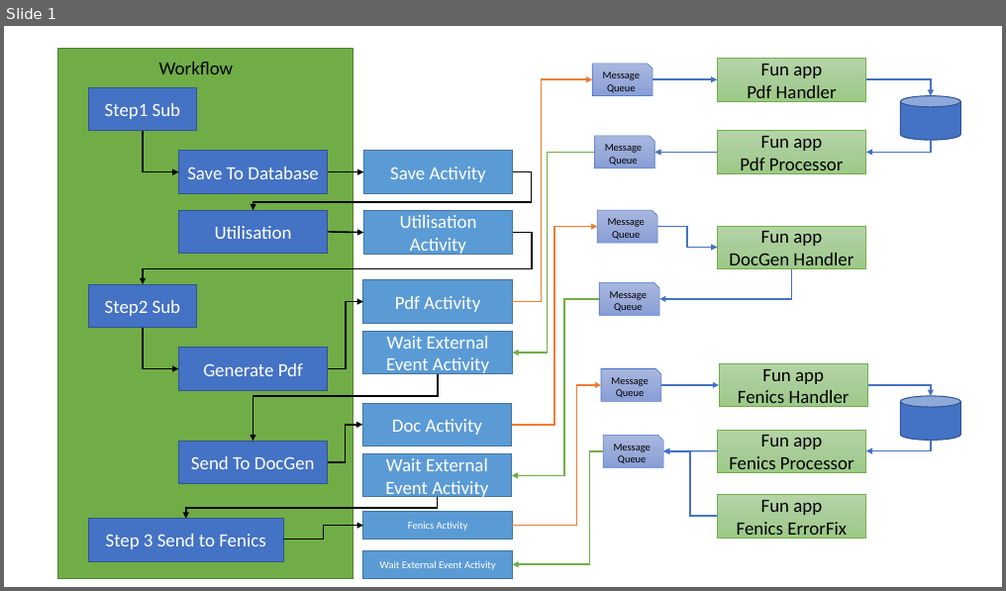
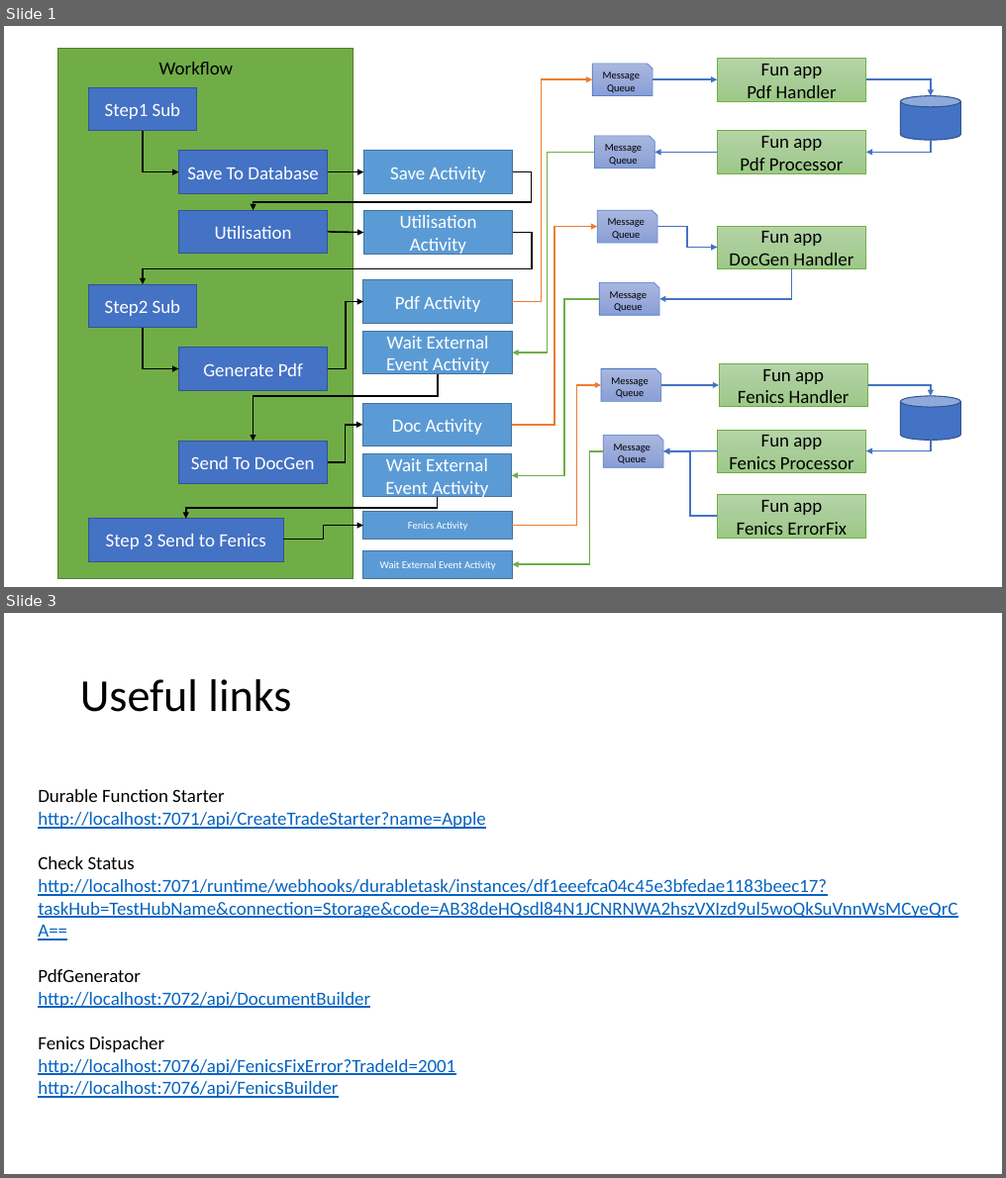
Before and after one commit to SnowFox108/DurableForFun, a slide deck: SupportFiles/Workflow.pptx. Shown one above the other, each under a label of ours: slide 1 before the commit, slides 1 and 3 after it; the slides between them are not shown. The pictures are 1006x591 and 1006x1178 pixels, drawn with LibreOffice and Linux fonts; fonts in the diff are those of the drawing. Boxes give left, top, right and bottom in pixels: in the first picture for what was removed or moved away, otherwise in the second. Text is boxed around its words. In the diff, an @@ line names an element or a change of style, - is before the commit and + after.

Commit message:
Update useful links

```diff
--- a/SupportFiles/Workflow.pptx
+++ b/SupportFiles/Workflow.pptx
@@ slide 3 added at [4,613,1002,1174], background #FFFFFF @@
@@ title added at [80,679,291,712], 44 pt, text #000000 @@
+Useful links
@@ text added at [38,789,957,1098], 18 pt, text #0563C1, underline @@
+Durable Function Starter
+http://localhost:7071/api/CreateTradeStarter?name=Apple
+Check Status
+http://localhost:7071/runtime/webhooks/durabletask/instances/df1eeefca04c45e3bfedae1183beec17?taskHub=TestHubName&connection=Storage&code=AB38deHQsdl84N1JCNRNWA2hszVXIzd9ul5woQkSuVnnWsMCyeQrCA==
+PdfGenerator
+http://localhost:7072/api/DocumentBuilder
+Fenics Dispacher
+http://localhost:7076/api/FenicsFixError?TradeId=2001
+http://localhost:7076/api/FenicsBuilder
```
Also in this commit, not shown: 1 slide changed.
